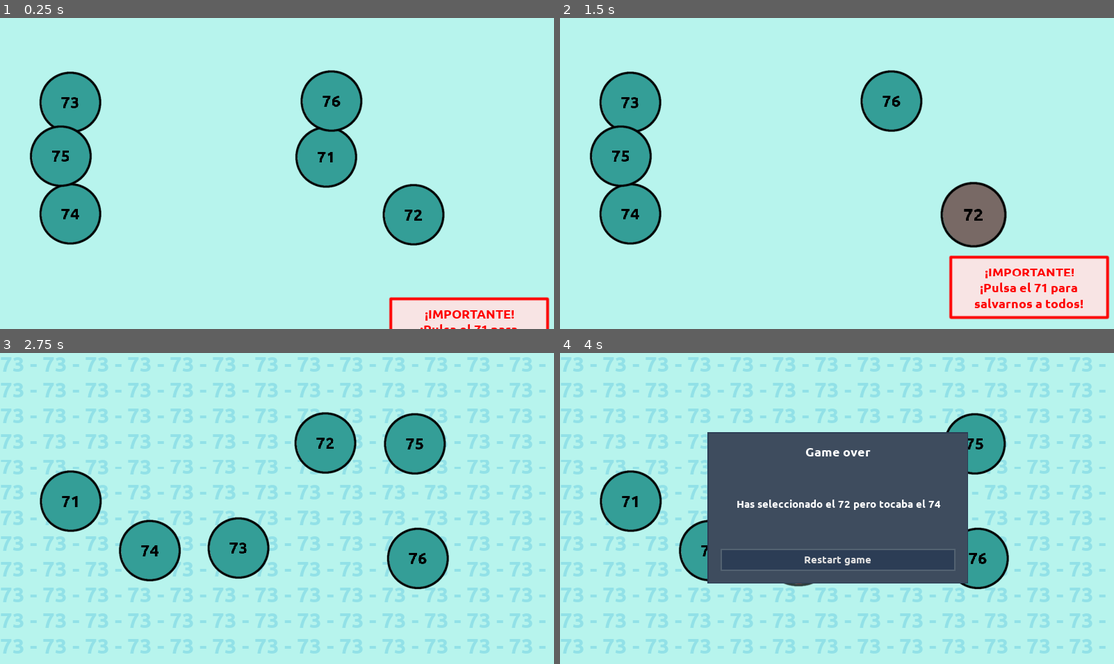
Above: before the commit, frames 1-4 (two rows, left to right).
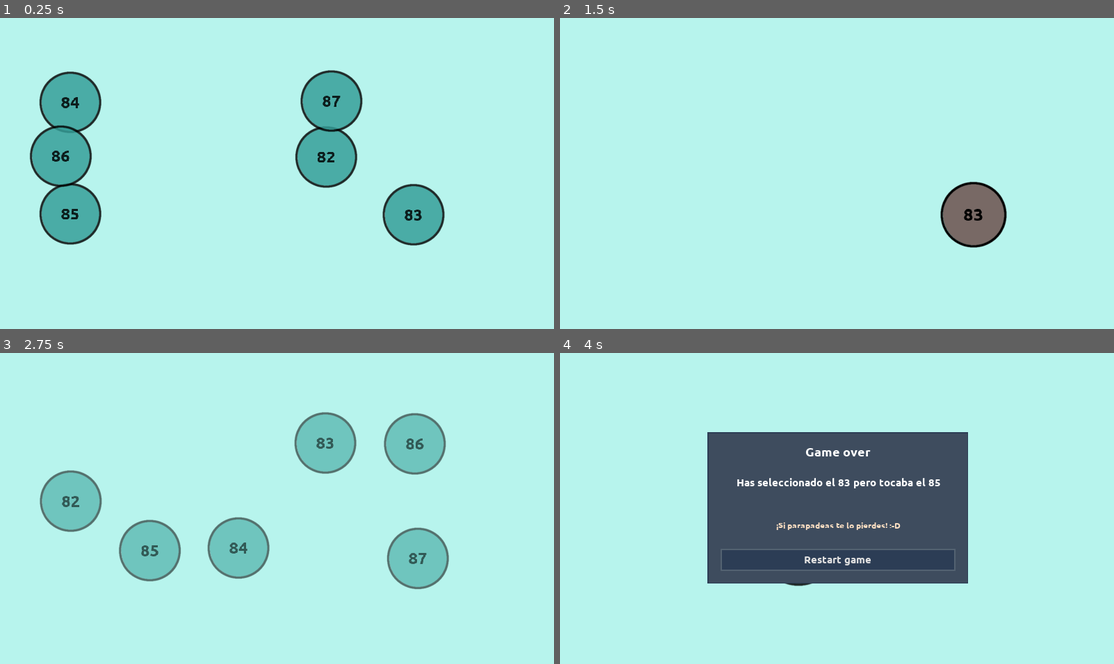
Above: after the commit, the same moments.

Repository: moisesjbc/contando-hasta-100
Game: Godot game, scene res://gameplay/main/main.tscn
Same seed, same stepped clock (60 frames per second), same inputs: the game is played once before the commit and once after it.
Inputs (mouse positions are in pixels of both pictures, inside the frame that each line leads up to):
- Up to frame 1 (0.25 s): no input
- Up to frame 2 (1.5 s): move the mouse to (886, 157) at 0.52 s; click (886, 157) at 0.67 s; move the mouse to (975, 213) at 1.27 s; click (975, 213) at 1.42 s
- Up to frame 3 (2.75 s): click "Restart game" at 2 s
- Up to frame 4 (4 s): move the mouse to (886, 443) at 2.77 s; click (886, 443) at 2.92 s; move the mouse to (798, 548) at 3.52 s; click (798, 548) at 3.67 s

The runs differ from the first frame. In frame 1, 4.9% of the frame differs, in the area x 5-100%, y 16-100%; in frame 2, 13%; in frame 3, 23%, in the area x 0-99%, y 1-97%; in frame 4, 17%.

Commit message:
Add ball blinking trick

Diff:
--- /dev/null
+++ b/godot-project/gameplay/balls/numeric_ball/ball_blinking.gd
@@ -0,0 +1,28 @@
+extends Node
+
+var ball = null
+var animation_player = null
+var current_animation = "disappear"
+
+func activate(new_ball, new_animation_player):
+	ball = new_ball
+	animation_player = new_animation_player
+	play_animation()
+
+
+func play_animation():
+	animation_player.play(current_animation)
+	if current_animation == "appear":
+		current_animation = "disappear"
+	else:
+		current_animation = "appear"
+	start_timer()
+
+
+func start_timer():
+	randomize()
+	$timer.start(2.0 + randf() * 4.0)
+
+
+func _on_timer_timeout():
+	play_animation()
--- a/godot-project/gameplay/balls/numeric_ball/ball_movement.gd
+++ b/godot-project/gameplay/balls/numeric_ball/ball_movement.gd
@@ -8,7 +8,7 @@
 func _ready():
 	ball = get_parent()
 
-func move():
+func activate():
 	moving = true
 
 	if ball.global_position.x > 500:
--- a/godot-project/gameplay/balls/numeric_ball/numeric_ball.gd
+++ b/godot-project/gameplay/balls/numeric_ball/numeric_ball.gd
@@ -19,15 +19,14 @@
 			$animation_player.play("right_selection")
 		else:
 			$animation_player.play("wrong_selection")
-
-
-func _on_animation_player_animation_finished(_anim_name):
-	emit_signal("numeric_ball_selected", self)
+		$selection_timeout.start(1.0)
 
 
 func move():
-	$ball_movement.move()
+	$ball_movement.activate()
 
+func blink():
+	$ball_blinking.activate(self, $animation_player)
 
 func attenuate():
 	scale = Vector2(0.75, 0.75)
@@ -36,3 +35,7 @@
 func highlight():
 	scale = Vector2(1.50, 1.50)
 	$sprite.modulate = Color.green
+
+
+func _on_selection_timeout_timeout():
+	emit_signal("numeric_ball_selected", self)
--- a/godot-project/gameplay/balls/numeric_ball/numeric_ball.tscn
+++ b/godot-project/gameplay/balls/numeric_ball/numeric_ball.tscn
@@ -1,9 +1,10 @@
-[gd_scene load_steps=10 format=2]
+[gd_scene load_steps=13 format=2]
 
 [ext_resource path="res://gameplay/balls/numeric_ball/numeric_ball.png" type="Texture" id=1]
 [ext_resource path="res://gameplay/balls/numeric_ball/numeric_ball.gd" type="Script" id=2]
 [ext_resource path="res://fonts/Ubuntu-B.ttf" type="DynamicFontData" id=3]
 [ext_resource path="res://gameplay/balls/numeric_ball/ball_movement.gd" type="Script" id=4]
+[ext_resource path="res://gameplay/balls/numeric_ball/ball_blinking.gd" type="Script" id=5]
 
 [sub_resource type="DynamicFont" id=2]
 size = 50
@@ -37,6 +38,38 @@
 "transitions": PoolRealArray( 1 ),
 "update": 0,
 "values": [ Vector2( 1, 1 ) ]
+}
+
+[sub_resource type="Animation" id=7]
+resource_name = "appear"
+length = 1.5
+tracks/0/type = "value"
+tracks/0/path = NodePath("sprite:modulate")
+tracks/0/interp = 1
+tracks/0/loop_wrap = true
+tracks/0/imported = false
+tracks/0/enabled = true
+tracks/0/keys = {
+"times": PoolRealArray( 0.1, 1.5 ),
+"transitions": PoolRealArray( 1, 1 ),
+"update": 0,
+"values": [ Color( 0.203922, 0.619608, 0.592157, 0 ), Color( 0.203922, 0.619608, 0.592157, 1 ) ]
+}
+
+[sub_resource type="Animation" id=8]
+resource_name = "disappear"
+length = 1.5
+tracks/0/type = "value"
+tracks/0/path = NodePath("sprite:modulate")
+tracks/0/interp = 1
+tracks/0/loop_wrap = true
+tracks/0/imported = false
+tracks/0/enabled = true
+tracks/0/keys = {
+"times": PoolRealArray( 0, 1.5 ),
+"transitions": PoolRealArray( 1, 1 ),
+"update": 0,
+"values": [ Color( 0.203922, 0.619608, 0.592157, 1 ), Color( 0.203922, 0.619608, 0.592157, 0 ) ]
 }
 
 [sub_resource type="Animation" id=5]
@@ -141,6 +174,8 @@
 
 [node name="animation_player" type="AnimationPlayer" parent="."]
 anims/RESET = SubResource( 4 )
+anims/appear = SubResource( 7 )
+anims/disappear = SubResource( 8 )
 anims/right_selection = SubResource( 5 )
 anims/wrong_selection = SubResource( 6 )
 
@@ -151,6 +186,15 @@
 position = Vector2( 0.999993, -0.999991 )
 scale = Vector2( 7.1, 7.1 )
 
+[node name="ball_blinking" type="Node" parent="."]
+script = ExtResource( 5 )
+
+[node name="timer" type="Timer" parent="ball_blinking"]
+
+[node name="selection_timeout" type="Timer" parent="."]
+
 [connection signal="input_event" from="." to="." method="_on_numeric_ball_input_event"]
 [connection signal="animation_finished" from="animation_player" to="." method="_on_animation_player_animation_finished"]
 [connection signal="screen_exited" from="ball_movement/visibility_notifier" to="ball_movement" method="_on_visibility_notifier_screen_exited"]
+[connection signal="timeout" from="ball_blinking/timer" to="ball_blinking" method="_on_timer_timeout"]
+[connection signal="timeout" from="selection_timeout" to="." method="_on_selection_timeout_timeout"]
--- a/godot-project/gameplay/balls_manager/balls_manager.gd
+++ b/godot-project/gameplay/balls_manager/balls_manager.gd
@@ -70,6 +70,9 @@
 				ball.attenuate()
 			else:
 				ball.highlight()
+	elif trick_type == TrickType.BLINKING_BALLS:
+		for ball in $balls.get_children():
+			ball.blink()
 
 	$time_bar_trick.set_active(trick_type == TrickType.TIME_BAR)
 
--- a/godot-project/gameplay/levels_config/levels_config.gd
+++ b/godot-project/gameplay/levels_config/levels_config.gd
@@ -104,6 +104,10 @@
 	75: {
 		LevelConfigKey.TRICK: TrickType.HIGHLIGHT_BALL,
 		LevelConfigKey.GAME_OVER_TAUNT: "Parece que el tamaño importa después de todo"
+	},
+	85: {
+		LevelConfigKey.TRICK: TrickType.BLINKING_BALLS,
+		LevelConfigKey.GAME_OVER_TAUNT: "¡Si parapadeas te lo pierdes! :-D"
 	}
 }
 
--- a/godot-project/gameplay/main/main.tscn
+++ b/godot-project/gameplay/main/main.tscn
@@ -11,7 +11,7 @@
 
 [node name="main" type="Node2D"]
 script = ExtResource( 3 )
-first_level = 74
+first_level = 85
 
 [node name="taunt_background" parent="." instance=ExtResource( 6 )]
 
--- a/godot-project/globals/trick_type.gd
+++ b/godot-project/globals/trick_type.gd
@@ -8,5 +8,6 @@
 	TIME_BAR,
 	NOTIFICATION,
 	POPUP,
-	HIGHLIGHT_BALL
+	HIGHLIGHT_BALL,
+	BLINKING_BALLS
 }
